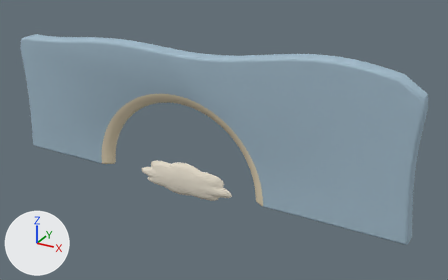
One commit to the Blender file source/blender/playroom-entry-shell.blend: the scene before it, then after it.
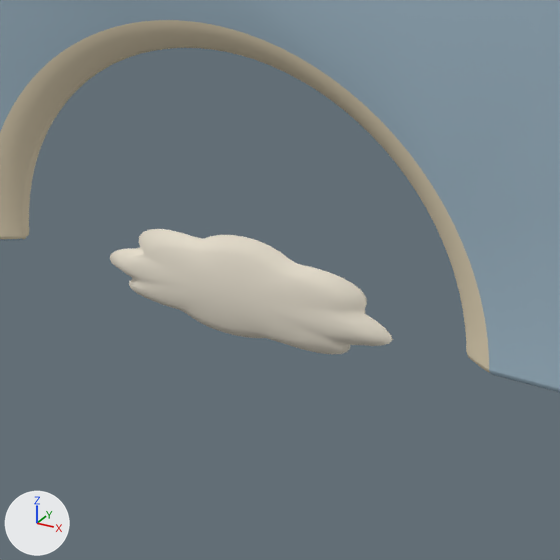
Each version is shown whole from a 50 mm lens placed at (27.4, -41.9, 26.0), pointed at (4.2, 0.4, 4.8), then close up on the part from 24% to 64% of the width and 31% to 95% of the height. The lights are fixed; the arrows at lower left show +X, +Y and +Z. The older version's two pictures come first.

Script lines for the objects in view, before the commit:
```python
me_cloudreliefc___cloudreliefc_relief = bpy.data.meshes.new('CloudReliefC — CloudReliefC relief')
me_cloudreliefc___cloudreliefc_relief.from_pydata(...)  # 577 vertices, 577 faces; spans x -4.38..5.18, y -0.53..0.01, z -1.33..1.94
me_cloudreliefc___cloudreliefc_relief.polygons.foreach_set('use_smooth', [True] * 577)
me_cloudreliefc___cloudreliefc_relief.materials.append(mat_painted_cloud_relief)  # pale yellow #e9e1d0
me_rainbowportalwall___portal_wall = bpy.data.meshes.new('RainbowPortalWall — Portal wall')
me_rainbowportalwall___portal_wall.from_pydata(...)  # 1070 vertices, 962 faces; spans x -17.5..20.5, y -0.8..0.8, z 0.0..13.4
me_rainbowportalwall___portal_wall.polygons.foreach_set('use_smooth', [True] * 962)
# faces by material slot: [504, 458]
me_rainbowportalwall___portal_wall.materials.append(mat_faded_sky_wall_plaster)  # blue #a3bccb
me_rainbowportalwall___portal_wall.materials.append(mat_cream_wall_reveal)  # beige #e3d5b7
ob_cloudreliefc___cloudreliefc_relief = bpy.data.objects.new('CloudReliefC — CloudReliefC relief', me_cloudreliefc___cloudreliefc_relief)
ob_cloudreliefc___cloudreliefc_relief.parent = ob_cloudreliefc
ob_cloudreliefc___cloudreliefc_relief.location = (0.0, 0.0, 0.0)
ob_rainbowportalwall___portal_wall = bpy.data.objects.new('RainbowPortalWall — Portal wall', me_rainbowportalwall___portal_wall)
ob_rainbowportalwall___portal_wall.parent = ob_rainbowportalwall
ob_rainbowportalwall___portal_wall.location = (0.0, 0.0, 0.0)
```
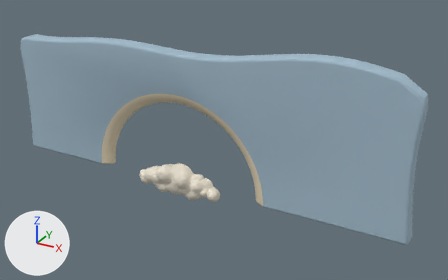
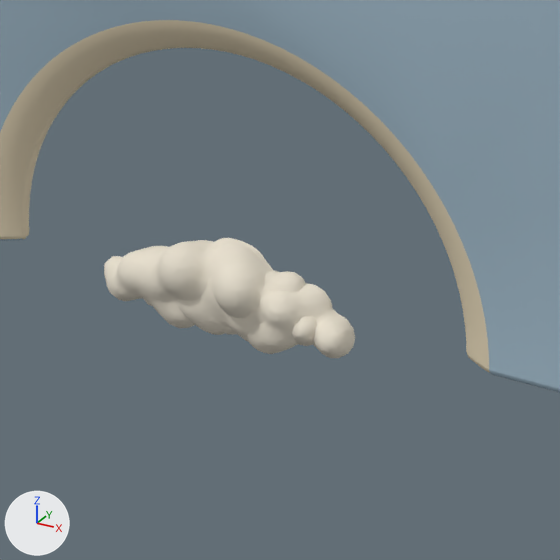
What changed in the scene script:
```text
Add me_cloudreliefc___cloudreliefcrelief:
    me_cloudreliefc___cloudreliefcrelief.from_pydata(...)  # 1142 vertices, 2280 faces; spans x -4.4..4.1, y -1.68..0.01, z -1.33..1.79
    me_cloudreliefc___cloudreliefcrelief.polygons.foreach_set('use_smooth', [True] * 2280)
    me_cloudreliefc___cloudreliefcrelief.materials.append(mat_painted_cloud_relief)  # pale yellow #e9e1d0
Add me_cloudreliefa___cloudreliefarelief:
    me_cloudreliefa___cloudreliefarelief.from_pydata(...)  # 746 vertices, 1488 faces; spans x -3.02..3.24, y -1.3..0.01, z -1.18..1.79
    me_cloudreliefa___cloudreliefarelief.polygons.foreach_set('use_smooth', [True] * 1488)
    me_cloudreliefa___cloudreliefarelief.materials.append(mat_painted_cloud_relief)  # pale yellow #e9e1d0
Remove ob_cloudreliefc___cloudreliefc_relief:
    ob_cloudreliefc___cloudreliefc_relief = bpy.data.objects.new('CloudReliefC — CloudReliefC relief', me_cloudreliefc___cloudreliefc_relief)
    ob_cloudreliefc___cloudreliefc_relief.parent = ob_cloudreliefc
    ob_cloudreliefc___cloudreliefc_relief.location = (0.0, 0.0, 0.0)
Add ob_cloudreliefc___cloudreliefcrelief:
    ob_cloudreliefc___cloudreliefcrelief = bpy.data.objects.new('CloudReliefC — CloudReliefCRelief', me_cloudreliefc___cloudreliefcrelief)
    ob_cloudreliefc___cloudreliefcrelief.parent = ob_cloudreliefc
    ob_cloudreliefc___cloudreliefcrelief.location = (0.0, 0.0, 0.0)
Add ob_cloudreliefa___cloudreliefarelief:
    ob_cloudreliefa___cloudreliefarelief = bpy.data.objects.new('CloudReliefA — CloudReliefARelief', me_cloudreliefa___cloudreliefarelief)
    ob_cloudreliefa___cloudreliefarelief.parent = ob_cloudreliefa
    ob_cloudreliefa___cloudreliefarelief.location = (0.0, 0.0, 0.0)
```

Changed parts and their boxes [x1, y1, x2, y2] in the close-ups (560 x 560 px):
'CloudReliefC — CloudReliefC relief', deleted (pale yellow)
    before: [110, 229, 393, 354]
'CloudReliefC — CloudReliefCRelief', added (pale yellow)
    after: [104, 240, 355, 358]
'CloudReliefA — CloudReliefARelief', added (pale yellow)
    after: [144, 238, 317, 346]
